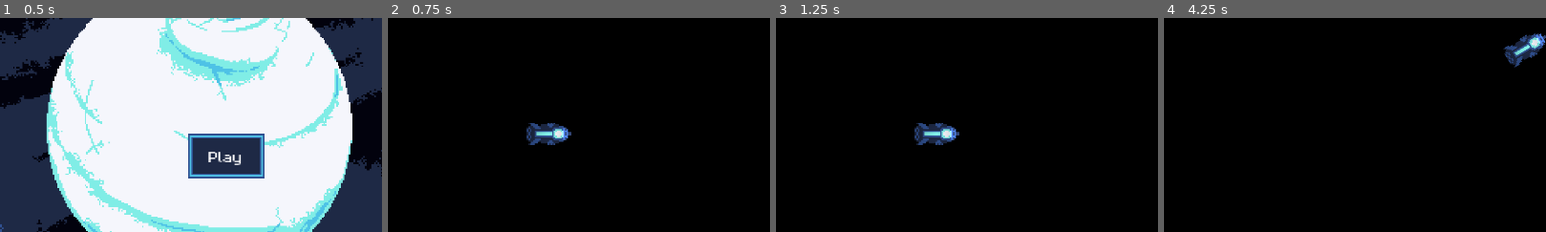
Above: before the commit, frames 1-4 (left to right).
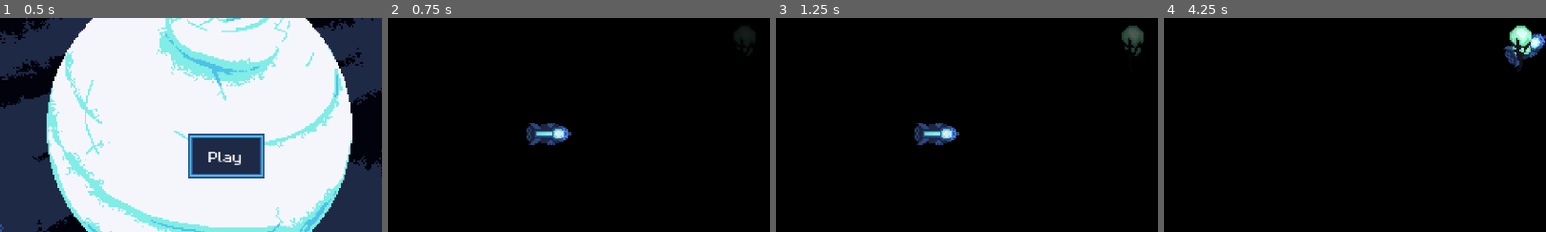
Above: after the commit, the same moments.

Repository: austingwatson/Depths
Game: Godot game, scene res://scenes/title_screen.tscn
Two runs of this game, one before a commit and one after it. Both use one fixed random seed, a clock stepped at 60 frames per second and the inputs below.
Inputs (mouse positions are % of the whole screen's width and height, from its top left):
- Up to frame 1 (0.5 s): no input
- Up to frame 2 (0.75 s): click "Play" at 0.5 s
- Up to frame 3 (1.25 s): no input
- Up to frame 4 (4.25 s): move the mouse to (72, 45) at 1.27 s; hold Space (thrust) 1.28-2.03 s; hold Right mouse button (rotate) 1.28-2.03 s; move the mouse to (30, 55) at 2.02 s; click (30, 55) at 2.1 s; tap Enter at 2.75 s; move the mouse to (60, 28) at 2.77 s; hold Right mouse button (rotate) 2.78-3.53 s; hold Space (thrust) from 2.78 s (still down); move the mouse to (45, 70) at 3.52 s; click (45, 70) at 3.6 s
The pictures show only the part of the screen within x 20-70%, y 18-68%; the shares and areas given below are measured in that part.

Frame 1 is identical in both runs. In frame 2, 0.2% of the frame differs, in the area x 91-96%, y 4-12%; in frame 3, 0.5%; in frame 4, 0.8%, in the area x 90-98%, y 3-24%.

Commit message:
start of floater

Diff:
--- /dev/null
+++ b/scenes/entity/floater.tscn
@@ -0,0 +1,86 @@
+[gd_scene load_steps=7 format=3 uid="uid://8oxdyj66sd4m"]
+
+[ext_resource type="Texture2D" uid="uid://crpnnm0l8ilj3" path="res://assets/textures/entity/floater_green.png" id="1_4c47e"]
+[ext_resource type="Script" uid="uid://brrrtutax8xnp" path="res://scripts/entity/floater.gd" id="1_ty7i7"]
+[ext_resource type="Texture2D" uid="uid://dgb36hfijxjf1" path="res://assets/textures/effects/2d_lights_and_shadows_neutral_point_light.png" id="2_ty7i7"]
+
+[sub_resource type="Animation" id="Animation_4c47e"]
+resource_name = "idle"
+length = 2.0
+loop_mode = 1
+tracks/0/type = "value"
+tracks/0/imported = false
+tracks/0/enabled = true
+tracks/0/path = NodePath("Sprite2D:frame")
+tracks/0/interp = 1
+tracks/0/loop_wrap = true
+tracks/0/keys = {
+"times": PackedFloat32Array(0, 1, 2),
+"transitions": PackedFloat32Array(1, 1, 1),
+"update": 1,
+"values": [0, 1, 0]
+}
+tracks/1/type = "value"
+tracks/1/imported = false
+tracks/1/enabled = true
+tracks/1/path = NodePath("Light:energy")
+tracks/1/interp = 1
+tracks/1/loop_wrap = true
+tracks/1/keys = {
+"times": PackedFloat32Array(0, 0.98, 2),
+"transitions": PackedFloat32Array(1, 1, 1),
+"update": 0,
+"values": [0.0, 1.0, 0.0]
+}
+
+[sub_resource type="Animation" id="Animation_ty7i7"]
+length = 0.001
+tracks/0/type = "value"
+tracks/0/imported = false
+tracks/0/enabled = true
+tracks/0/path = NodePath("Sprite2D:frame")
+tracks/0/interp = 1
+tracks/0/loop_wrap = true
+tracks/0/keys = {
+"times": PackedFloat32Array(0),
+"transitions": PackedFloat32Array(1),
+"update": 1,
+"values": [0]
+}
+tracks/1/type = "value"
+tracks/1/imported = false
+tracks/1/enabled = true
+tracks/1/path = NodePath("Light:energy")
+tracks/1/interp = 1
+tracks/1/loop_wrap = true
+tracks/1/keys = {
+"times": PackedFloat32Array(0),
+"transitions": PackedFloat32Array(1),
+"update": 0,
+"values": [0.0]
+}
+
+[sub_resource type="AnimationLibrary" id="AnimationLibrary_u0emx"]
+_data = {
+&"RESET": SubResource("Animation_ty7i7"),
+&"idle": SubResource("Animation_4c47e")
+}
+
+[node name="Floater" type="Node2D"]
+script = ExtResource("1_ty7i7")
+
+[node name="Sprite2D" type="Sprite2D" parent="."]
+texture = ExtResource("1_4c47e")
+hframes = 2
+
+[node name="Light" type="PointLight2D" parent="."]
+position = Vector2(0, -9)
+energy = 0.0
+texture = ExtResource("2_ty7i7")
+texture_scale = 0.25
+
+[node name="AnimationPlayer" type="AnimationPlayer" parent="."]
+libraries = {
+&"": SubResource("AnimationLibrary_u0emx")
+}
+speed_scale = 0.5
--- a/scenes/game.tscn
+++ b/scenes/game.tscn
@@ -1,8 +1,9 @@
-[gd_scene load_steps=4 format=3 uid="uid://c2s5gjmj8y12a"]
+[gd_scene load_steps=5 format=3 uid="uid://c2s5gjmj8y12a"]
 
 [ext_resource type="PackedScene" uid="uid://ciuquonjnfqut" path="res://scenes/ui/hud.tscn" id="1_uwrxv"]
 [ext_resource type="PackedScene" uid="uid://bw4vq0sx2pd5s" path="res://scenes/entity/actor/player.tscn" id="2_yqjtg"]
 [ext_resource type="PackedScene" uid="uid://daxpl8wgwrd7w" path="res://scenes/entity/actor/hunter_fish.tscn" id="3_lnu2h"]
+[ext_resource type="PackedScene" uid="uid://8oxdyj66sd4m" path="res://scenes/entity/floater.tscn" id="4_lbhrr"]
 
 [node name="Game" type="Node"]
 
@@ -16,3 +17,6 @@
 
 [node name="HunterFish" parent="." instance=ExtResource("3_lnu2h")]
 position = Vector2(83, 64)
+
+[node name="Floater" parent="." instance=ExtResource("4_lbhrr")]
+position = Vector2(322, 68)
--- /dev/null
+++ b/scripts/entity/floater.gd
@@ -0,0 +1,6 @@
+class_name Floater
+extends Node2D
+
+
+func _ready() -> void:
+	$AnimationPlayer.play("idle")
Not shown, added: assets/textures/entity/floater_green.png.import
Not shown, added: scripts/entity/floater.gd.uid
